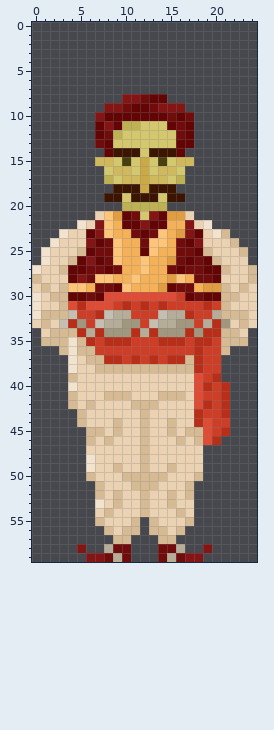
Pixel-art sprite, stored at Files For Game/Characters/President.png. The picture above was drawn from the file before the commit.
The file is 25x60 pixels. Colours within 5 levels of each other are drawn and written as one.
After:
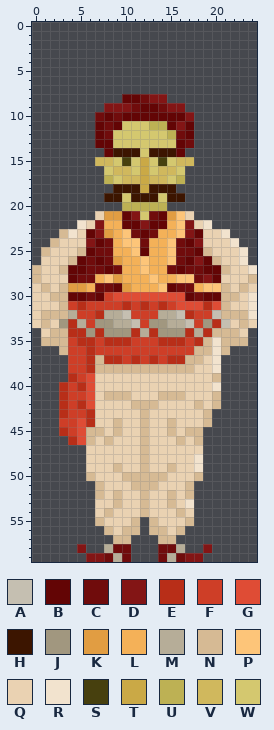
Palette (. is transparent): A #c5bfb1  B #630505  C #700c0c  D #831515  E #b82e18  F #ce3e27  G #df4c35  H #3c1500  J #a1977f  K #e19d42  L #f4b158  M #b6ad98  N #d6ba94  P #fdc579  Q #ead2b2  R #f2e3ce  S #47400e  T #caa946  U #bdb154  V #d0b85d  W #d4c86f
The edit:
y 8: x 10..11 DD -> BB; x 13..14 BB -> DD
y 9: x 10..11 CB -> DC; x 13..14 CD -> BC
y 10: x 7 D -> C; x 9 B -> C; x 15 C -> B; x 17 C -> D
y 11: x 8 D -> C; x 10..11 UU -> WW; x 13..14 WW -> UU; x 16 C -> D
y 12: x 9 U -> W; x 15 W -> U
y 13: x 7 C -> B; x 17 B -> C
y 21: x 8 P -> K; x 11 C -> D; x 13 D -> C; x 16 K -> P
y 22: x 8 P -> L; x 16 L -> P
y 23: x 3..4 RQ -> NR; x 8 P -> K; x 10 L -> P; x 14 P -> L; x 16 K -> P; x 20..21 RN -> QR
y 24: x 2 R -> N; x 9..11 PLL -> LPP; x 13..15 PPL -> LLP; x 22 N -> R
y 25: x 1 R -> N; x 9 P -> L; x 11 L -> P; x 13 P -> L; x 15 L -> P; x 23 N -> R
y 26: x 1 R -> Q; x 6 D -> C; x 9 P -> K; x 15 K -> P; x 18 C -> D; x 23 Q -> R
y 27: x 0 R -> N; x 24 N -> R
y 28: x 5 D -> C; x 7 P -> L; x 9 L -> K; x 11 P -> L; x 13 L -> P; x 15 K -> L; x 17 L -> P; x 19 C -> D
y 29: x 4..5 PP -> KK; x 10 P -> K; x 14 K -> P; x 19..20 KK -> PP
y 30: x 0 R -> Q; x 8 G -> F; x 16 F -> G; x 24 Q -> R
y 31: x 0 R -> Q; x 4 G -> F; x 6..8 GGG -> FFF; x 16..18 FFF -> GGG; x 20 F -> G; x 24 Q -> R
y 32: x 0 R -> Q; x 4 A -> M; x 8 A -> M; x 10 M -> A; x 14 A -> M; x 16 M -> A; x 20 M -> A; x 24 Q -> R
y 33: x 3 A -> J; x 5 J -> M; x 7..8 AM -> JJ; x 10..11 JJ -> MA; x 13..14 AM -> JJ; x 16..17 JJ -> MA; x 19 M -> J; x 21 J -> A
y 34: x 4 N -> E; x 6 M -> J; x 18 J -> M; x 20 E -> N
y 35: x 4..5 RN -> FE; x 19..20 EF -> NR
y 36: x 4..6 RNN -> FFE; x 18..20 EFF -> NNR
y 37: x 4..6 RQN -> FFE; x 18..20 EFF -> NQR
y 38: x 4..6 RQQ -> FFE; x 18..20 EFF -> QQR
y 39: x 4..6 NQQ -> EFG; x 18..20 GFE -> QQN
y 40: x 3..6 .RQQ -> EFEG; x 18..21 GEFE -> QQR.
y 41: x 3..6 .NQQ -> EFFG; x 18..21 GFFE -> QQN.
y 42: x 3..6 .NQN -> EFEG; x 18..21 GEFE -> NQN.
y 43: x 3..6 ..NQ -> EFFE; x 18..21 EFFE -> QN..
y 44: x 3..6 ..NQ -> FFGE; x 18..21 EGFF -> QN..
y 45: x 3..5 ... -> EFG; x 19..21 GFE -> ...
y 46: x 4..5 .. -> EG; x 19..20 GE -> ..
y 48..49: x 6 R -> Q; x 18 Q -> R
y 53: x 7 R -> Q; x 17 Q -> R
Where, in picture pixels (left, top, right, bottom), the same in both pictures:
changed: (95, 94, 194, 148)
changed: (32, 211, 257, 508)
